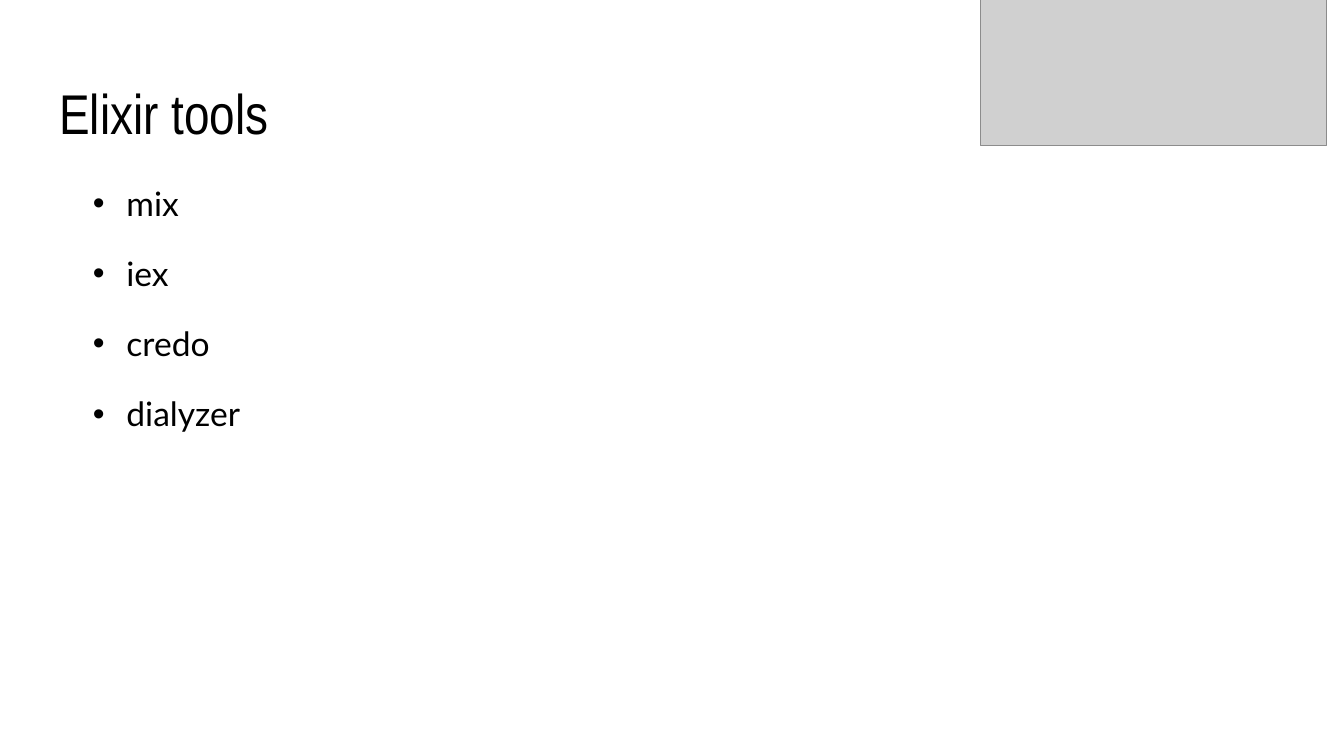
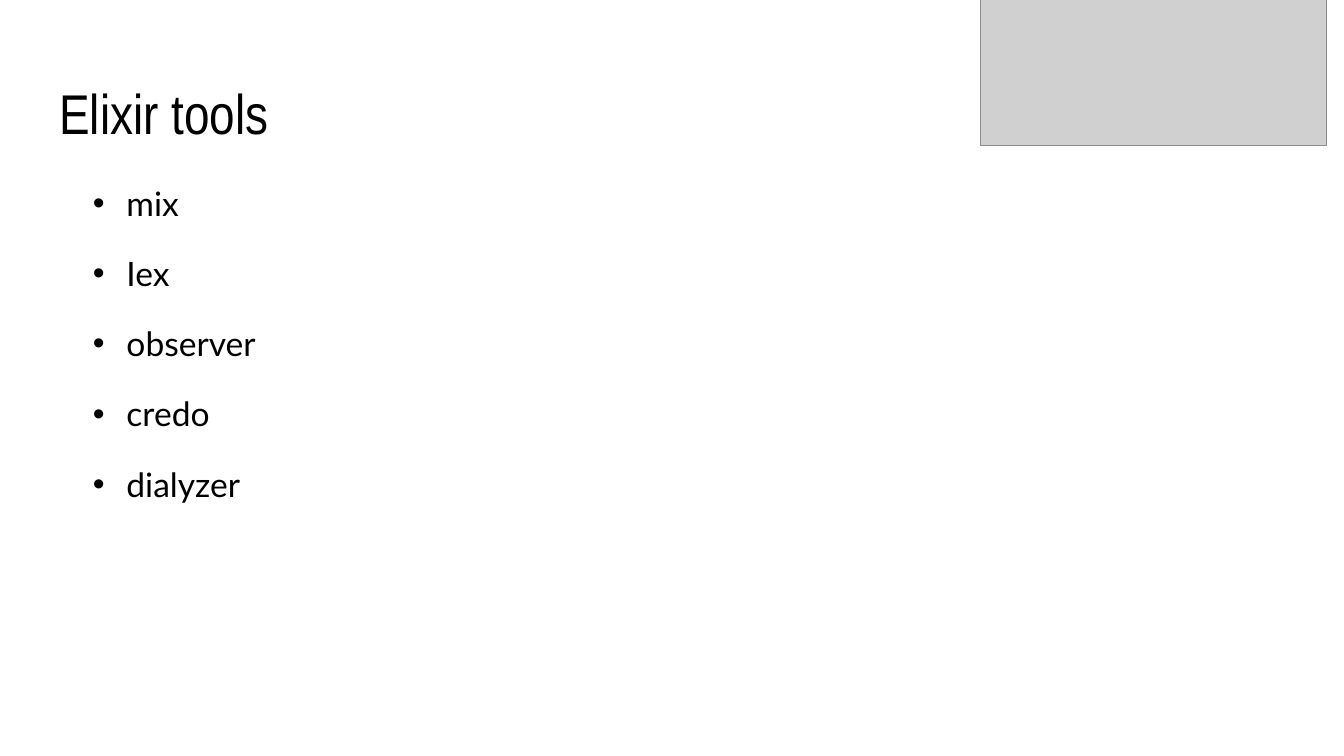
Before and after one commit to amagdas/blogging, a slide deck: slide 10 of dive-into-elixir_21_03_2018/DiveIntoElixir.odp. Drawn at 1344x756 pixels with LibreOffice and Linux fonts; fonts in the diff are those of the drawing; grey boxes stand for pictures; background and template pictures are left out. Boxes give left, top, right and bottom in pixels: in the first picture for what was removed or moved away, otherwise in the second. Text is boxed around its words. In the diff, an @@ line names an element or a change of style, - is before the commit and + after.

Commit message:
Add slides for Dive Into Elixir meetup.

```diff
--- a/dive-into-elixir_21_03_2018/DiveIntoElixir.odp
+++ b/dive-into-elixir_21_03_2018/DiveIntoElixir.odp
@@ text at [126, 262, 255, 357]: text changed @@
-• iex
+• Iex
+• observer
```
Also in this commit, not shown: 1 other slide changed, 1 other file.
